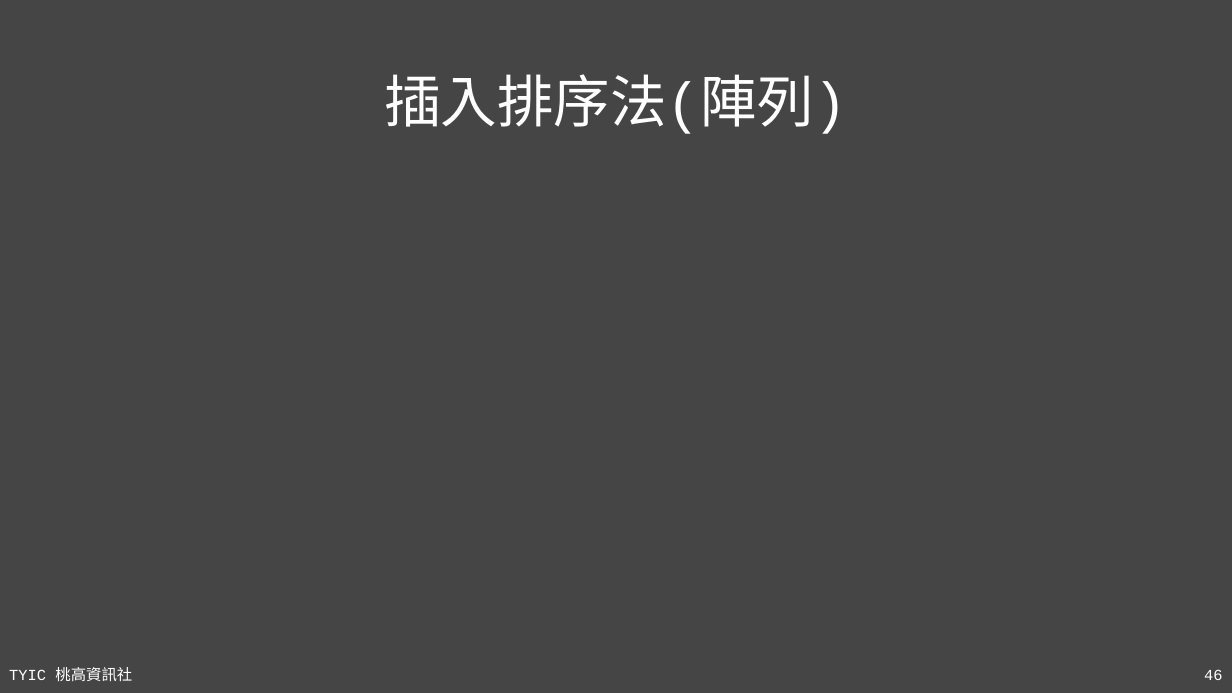
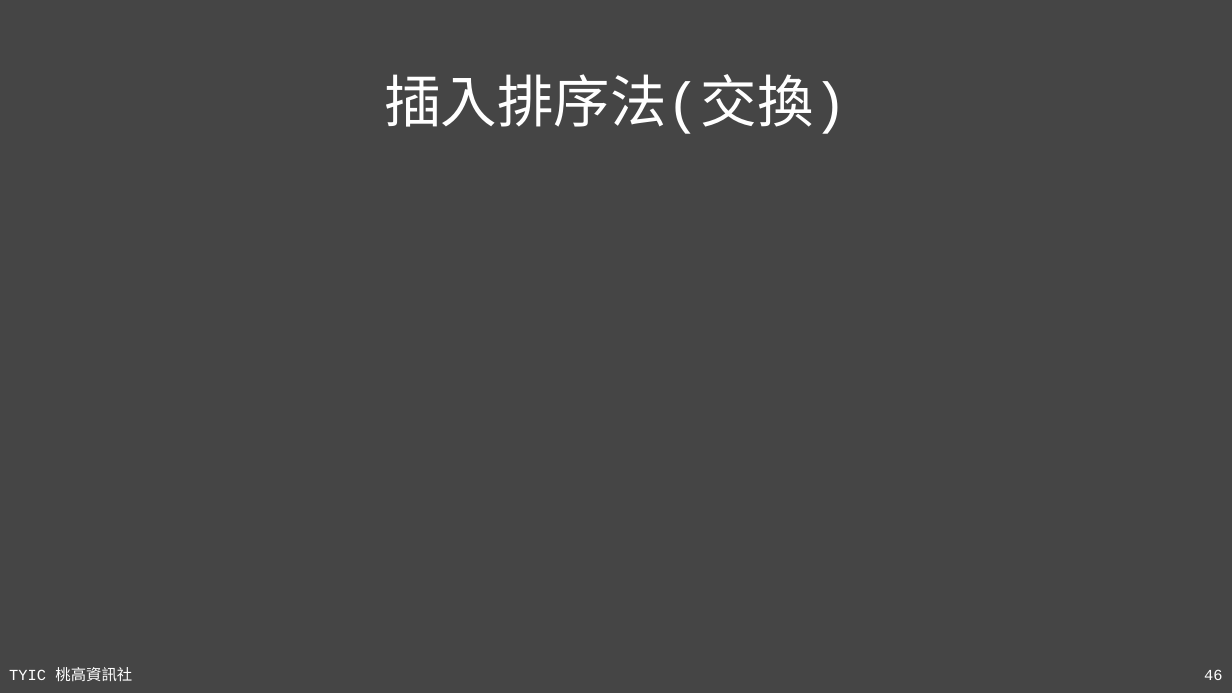
Before and after one commit to TYSHIC/slides, a slide deck: slide 46 of ppt/90_基礎資料結構與演算法.pptx. Drawn at 1232x693 pixels with LibreOffice and Linux fonts; fonts in the diff are those of the drawing; grey boxes stand for pictures. Boxes give left, top, right and bottom in pixels: in the first picture for what was removed or moved away, otherwise in the second. Text is boxed around its words. In the diff, an @@ line names an element or a change of style, - is before the commit and + after.

```diff
--- a/ppt/90_基礎資料結構與演算法.pptx
+++ b/ppt/90_基礎資料結構與演算法.pptx
@@ title at (384, 74, 847, 134): text changed @@
-插入排序法(陣列)
+插入排序法(交換)
```
Also in this commit, not shown: 7 other slides changed, 21 other files.
